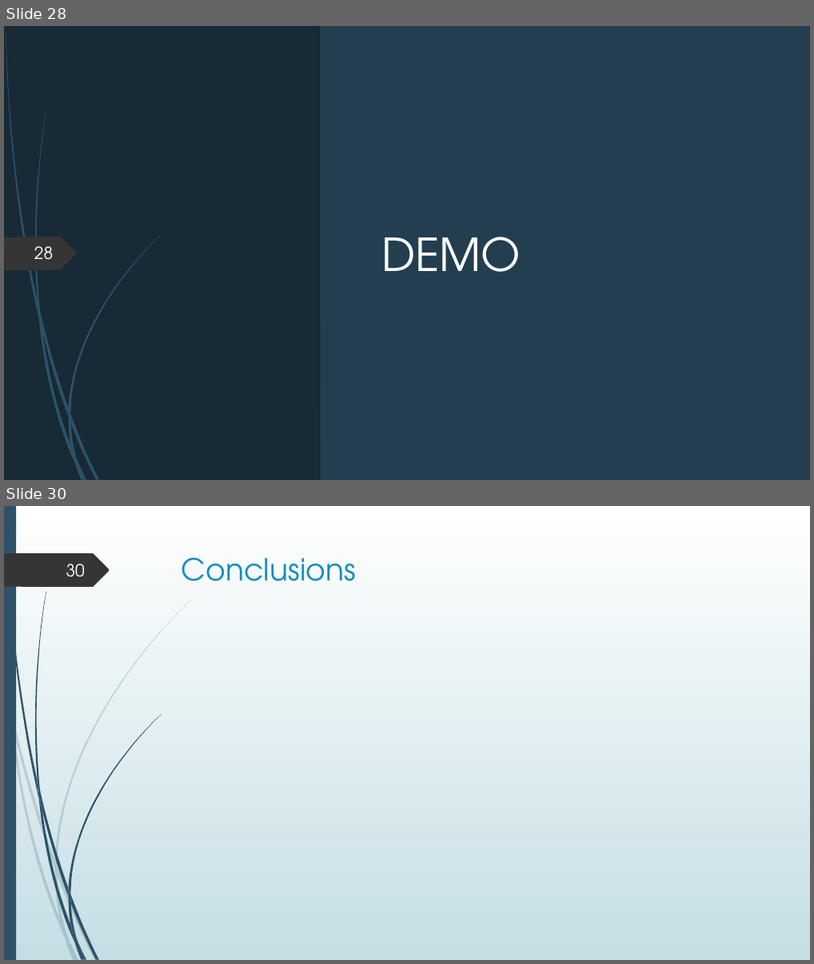
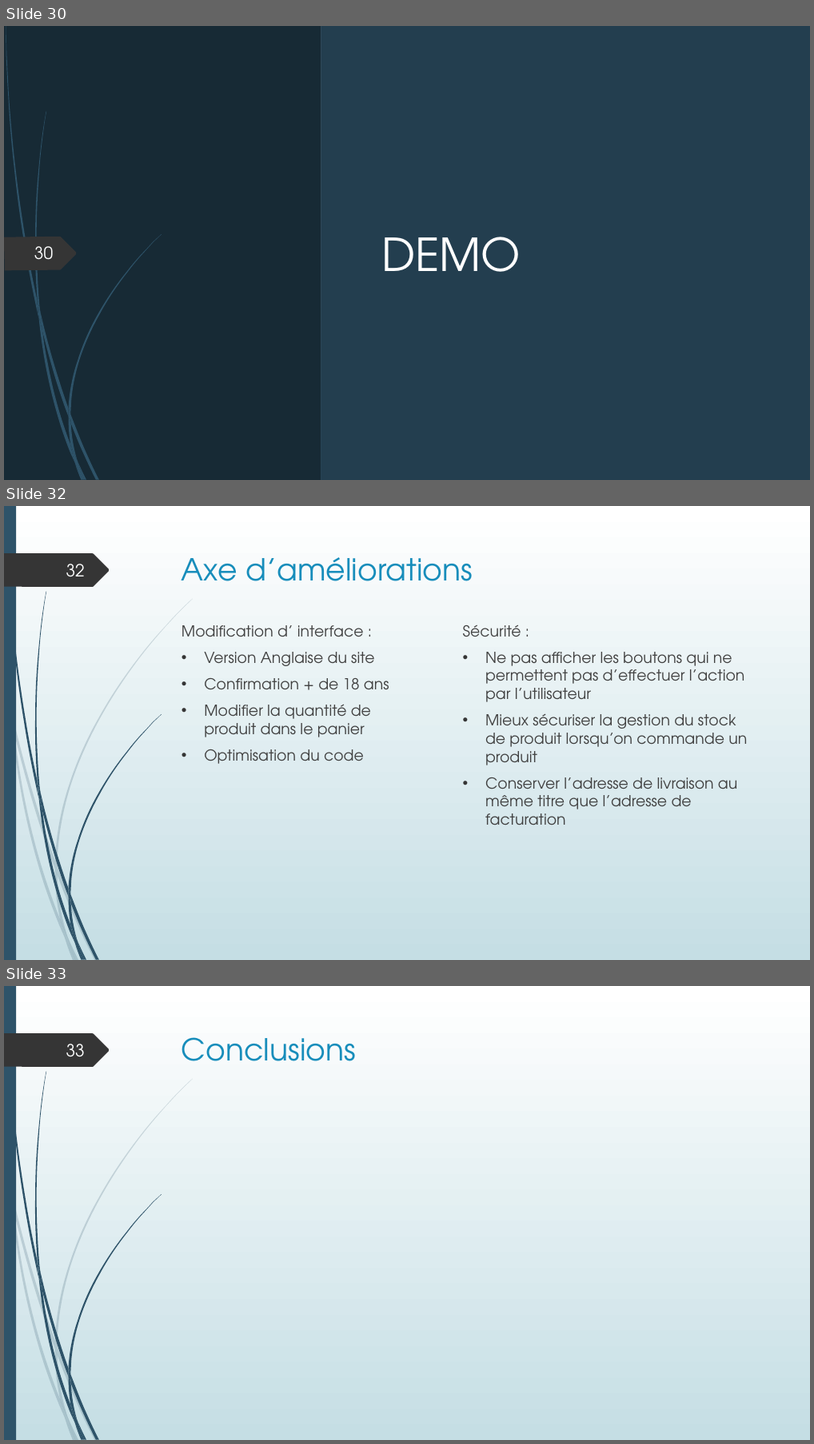
Before and after one commit to LisaF0/projet, a slide deck: aDoc/Projet boutique en ligne.pptx. Shown one above the other, each under a label of ours: slides 28 and 30 before the commit, slides 30, 32 and 33 after it; the slides between them are not shown. The pictures are 814x964 and 814x1444 pixels, drawn with LibreOffice and Linux fonts; fonts in the diff are those of the drawing. Boxes give left, top, right and bottom in pixels: in the first picture for what was removed or moved away, otherwise in the second. Text is boxed around its words. In the diff, an @@ line names an element or a change of style, - is before the commit and + after.

Commit message:
dailyPush 1
Regex -> On
Recap => confirmation
bouton télécharger mis plus en valeur
ptt & projet

```diff
--- a/aDoc/Projet boutique en ligne.pptx
+++ b/aDoc/Projet boutique en ligne.pptx
@@ slide 32 added at (4, 506, 810, 960), background gradient #FFFFFF to #C5DEE5; not listed: 24 template elements that a slide beside it also shows @@
@@ page number added at (66, 564, 85, 576), 20 pt, text #FEFFFF @@
+32
@@ title added at (182, 557, 473, 581), 36 pt, text #178DBB @@
+Axe d’améliorations
@@ text added at (182, 625, 390, 764), 18 pt, text #404040 @@
+Modification d’ interface :
+• Version Anglaise du site
+• Confirmation + de 18 ans
+• Modifier la quantité de produit dans le panier
+• Optimisation du code
@@ text added at (463, 624, 747, 824), 18 pt, text #404040 @@
+Sécurité :
+• Ne pas afficher les boutons qui ne permettent pas d’effectuer l’action par l’utilisateur
+• Mieux sécuriser la gestion du stock de produit lorsqu’on commande un produit
+• Conserver l’adresse de livraison au même titre que l’adresse de facturation
@@ what was slide 28 is now slide 30 @@
@@ page number at (34, 246, 53, 260): text changed @@
-28
+30
@@ what was slide 30 is now slide 33 @@
@@ page number at (66, 1044, 85, 1057): text changed @@
-30
+33
```
Also in this commit, not shown: 12 slides changed, 2 other slides added, 15 other files.
